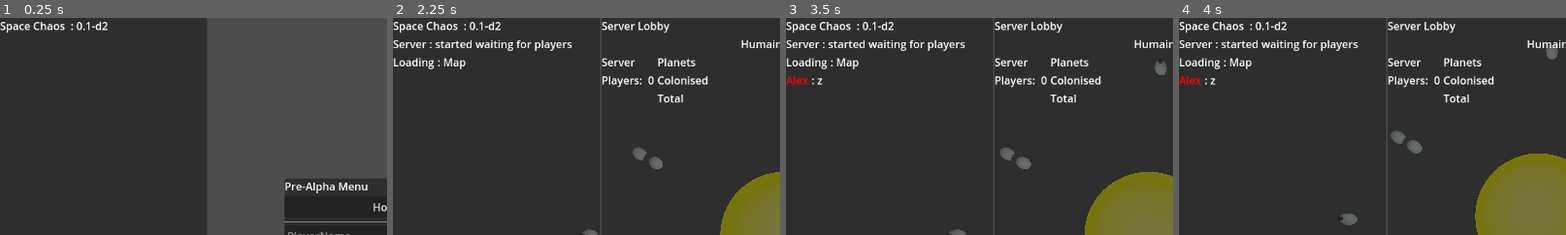
Above: before the commit, frames 1-4 (left to right).
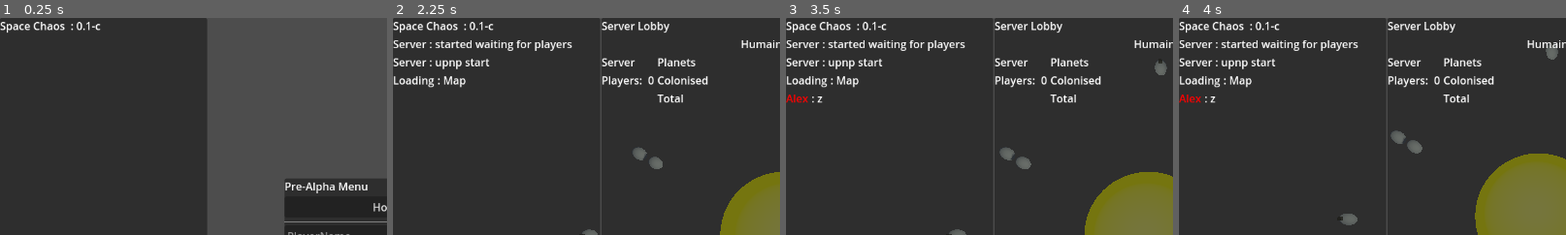
Above: after the commit, the same moments.

Repository: acsid/SpaceChaos
Game: Godot game, scene res://main.tscn
The game is run twice, just before and just after one commit, with the same random seed, the same clock (stepped at 60 frames per second) and the same inputs.
Inputs (mouse positions are % of the whole screen's width and height, from its top left):
- Up to frame 1 (0.25 s): no input
- Up to frame 2 (2.25 s): click (50, 50) at 0.52 s; type "Alex" at 0.6 s; click (46, 55) at 0.75 s; type "12" at 0.83 s; click (60, 55) at 0.98 s; type "12" at 1.07 s; click "Host" at 1.25 s; click "Start server" at 2 s
- Up to frame 3 (3.5 s): tap Enter (ui_accept) at 2.75, 3.02 s; hold Right (ui_right) from 2.78 s (still down); tap Z (orbit) at 2.85 s
- Up to frame 4 (4 s): release Right (ui_right) at 3.53 s; hold Down (ui_down) from 3.53 s (still down); tap Space (shoot) at 3.6 s; tap Enter (ui_accept) at 3.77 s
The pictures show only the part of the screen within x 0-50%, y 0-50%; the shares and areas given below are measured in that part.

The runs differ from the first frame. In frame 1, less than 0.1% of the frame differs, in the area x 25-28%, y 1-6%; in frame 2, 1.1%; in frame 3, 1.3%, in the area x 0-28%, y 1-40%; in frame 4, 1.3%.

Commit message:
introducing UPNP

Diff:
--- a/main.gd
+++ b/main.gd
@@ -1,10 +1,9 @@
 extends Node
 
-var version = "0.1-d2"
+var version = "0.1-c"
 
 var player = preload("res://player.tscn")
 var map = preload("res://maps/official/solar_sys.tscn")
-
 var powerup = preload("res://powerup.tscn")
 
 var peer = ENetMultiplayerPeer.new()
@@ -13,10 +12,12 @@
 var username = ""
 
 var port = 42066
-
 var me =  PackedScene.new()
-
 enum avail_faction {Humans,Parsilon,Pirates}
+
+var thread = null
+signal upnp_complete
+
 
 func _enter_tree():
 	send_message("Space Chaos ",version,false)
@@ -25,7 +26,6 @@
 	%Chatinput.hide()
 	%Lobby.hide()
 	%Host.hide()
-
 
 # Called every frame. 'delta' is the elapsed time since the previous frame.
 func _process(delta):
@@ -47,8 +47,6 @@
 			else:
 				%Lobby.show()
 
-
-
 func _input(event):
 	if %Menu.visible: return
 	if Input.is_key_pressed(KEY_ENTER) or Input.is_key_pressed(KEY_KP_ENTER):
@@ -72,15 +70,16 @@
 	%Menu.hide()
 	%Host.show()
 
-
 func start_server():
 	peer.create_server(port)
 	multiplayer.multiplayer_peer = peer
 	multiplayer.peer_connected.connect(add_player)
 	multiplayer.peer_disconnected.connect(remove_player)
 	send_message("Server","started waiting for players",false)
+	send_message("Server","upnp start",false)
+	thread = Thread.new()
+	thread.start(_upnp_start.bind(port))
 	load_game()
-
 
 @rpc("call_local","any_peer")
 func send_message(player_name,message,is_server):
@@ -102,8 +101,6 @@
 	if not %Lobby.visible:
 		%Timer_Chatbox.start()
 
-
-
 func _on_join_button_pressed():
 	if %ServerHost.text == "":
 		%ServerHost.text = "localhost"
@@ -150,6 +147,27 @@
 	%Menu.show()
 	%MapInstance.get_child(0). queue_free()
 
+
+
+func _upnp_start(server_port):
+	var upnp = UPNP.new()
+	var err = upnp.discover()
+
+	if err != OK:
+		push_error(str(err))
+		emit_signal("upnp_complete", err)
+		return
+
+	if upnp.get_gateway() and upnp.get_gateway().is_valid_gateway():
+		upnp.add_port_mapping(server_port, server_port, ProjectSettings.get_setting("application/config/name"), "UDP")
+		upnp.add_port_mapping(server_port, server_port, ProjectSettings.get_setting("application/config/name"), "TCP")
+		emit_signal("upnp_completed", OK)
+
+
+func _exit_tree():
+	if thread:
+		print('missing something')
+
 func spawn_random(faction = avail_faction.Pirates):
 	var good_spawn = false
 	#var rnd = get_tree().get_nodes_in_group("Spawners").pick_random()
@@ -159,29 +177,20 @@
 			good_spawn = true
 			return rnd.global_position
 
-
-
-
-	#print(get_tree().get_nodes_in_group("Spawners").size())
-
+func _on_upnp_complete(status):
+	send_message("Server","upnp " + str(status) ,false)
 
 func update_UiScore(score):
 	%score.text = str(score)
 
 func _on_timer_chatbox_timeout():
 	%ChatBox.hide()
-
-
-
-
 
 func _on_faction_1_pressed():
 	send_message("","Join as humans",true)
 	me.add_to_group("humans")
 	me.respawn(avail_faction.Humans)
 
-
-
 func _on_faction_2_pressed():
 	send_message("Game","Join as Parsilon",true)
 	me.add_to_group("Parsilon")
@@ -191,11 +200,9 @@
 	start_server()
 	%Host.hide()
 
-
 func _on_button_pressed():
 	%Host.hide()
 	%Menu.show()
-
 
 func _on_faction_3_pressed():
 	send_message("Game","Join as a Pirates",true)
--- a/main.tscn
+++ b/main.tscn
@@ -294,6 +294,7 @@
 _spawnable_scenes = PackedStringArray("res://player.tscn", "res://powerup.tscn")
 spawn_path = NodePath("../Space/Spawner")
 
+[connection signal="upnp_complete" from="." to="." method="_on_upnp_complete"]
 [connection signal="pressed" from="Control/Menu/VBoxContainer/HostButton" to="." method="_on_host_button_pressed"]
 [connection signal="pressed" from="Control/Menu/VBoxContainer/JoinButton" to="." method="_on_join_button_pressed"]
 [connection signal="pressed" from="Control/Lobby/VBoxContainer/HBoxContainer/VBoxContainer/faction1" to="." method="_on_faction_1_pressed"]
